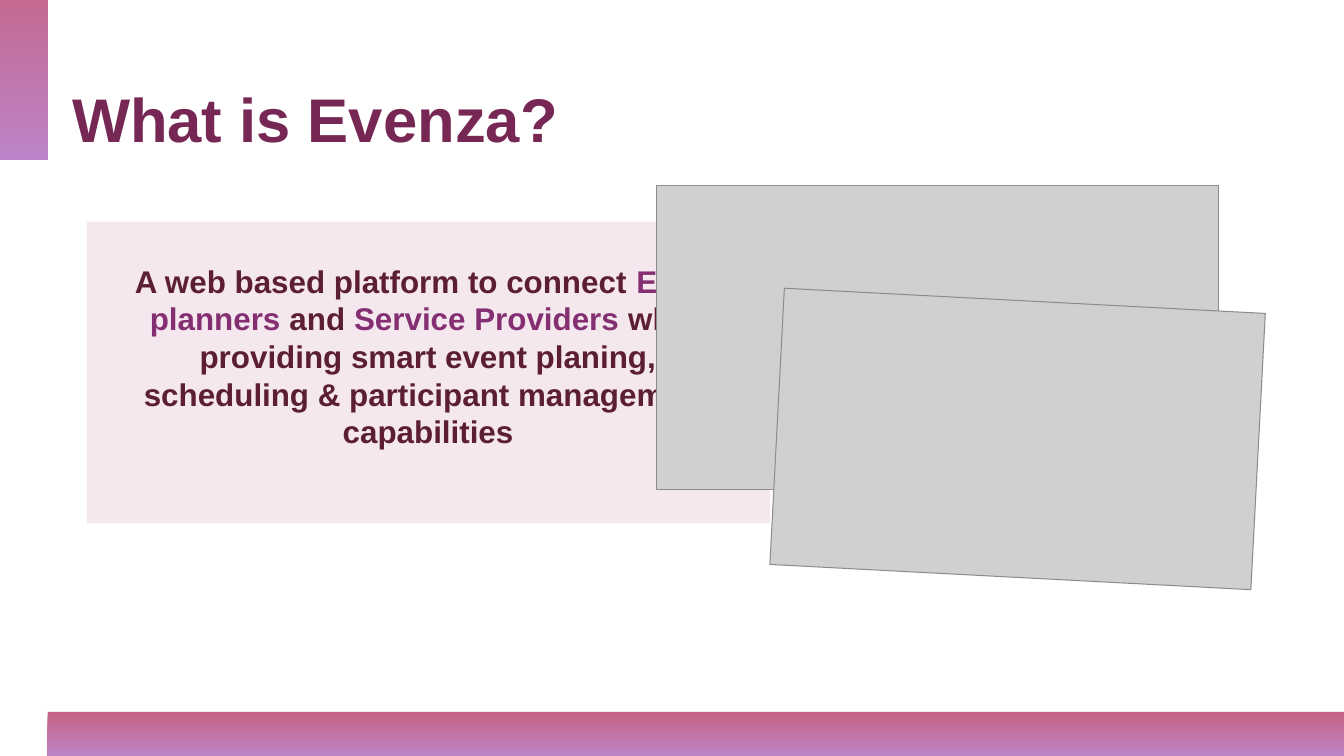
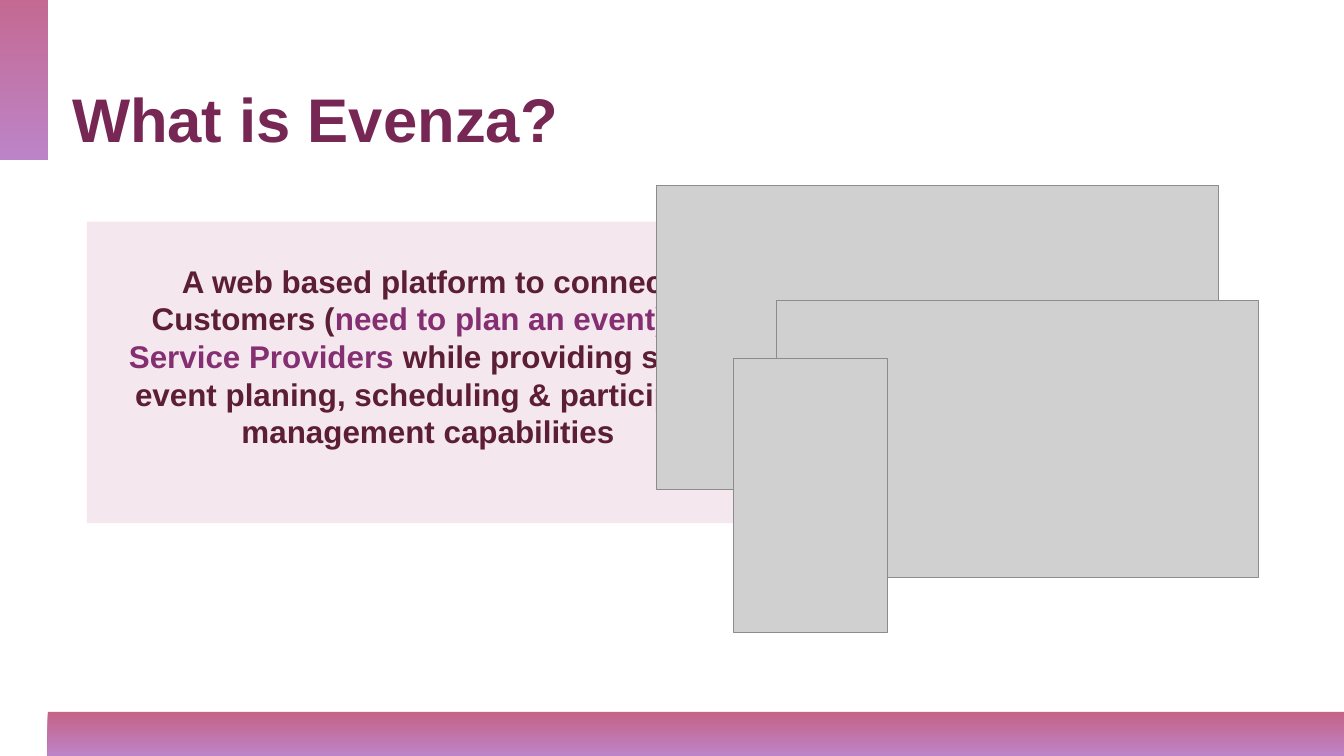
Before and after one commit to cmadusankahw/evenza-MEAN-frontend, a slide deck: slide 2 of Docs/evenza,pptx.pptx. Drawn at 1344x756 pixels with LibreOffice and Linux fonts; fonts in the diff are those of the drawing; grey boxes stand for pictures. Boxes give left, top, right and bottom in pixels: in the first picture for what was removed or moved away, otherwise in the second. Text is boxed around its words. In the diff, an @@ line names an element or a change of style, - is before the commit and + after.

```diff
--- a/Docs/evenza,pptx.pptx
+++ b/Docs/evenza,pptx.pptx
@@ text at [129,268,726,449]: text changed @@
-A web based platform to connect Event planners and Service Providers while providing smart event planing, scheduling & participant management capabilities
+A web based platform to connect Customers (need to plan an event) to Service Providers while providing smart event planing, scheduling & participant management capabilities
@@ picture at [777,300,1259,577]: rotation 3 to 0 degrees @@
@@ picture added at [733,358,887,632] @@
```
Also in this commit, not shown: 2 other slides changed, 2 slides added, 15 other files.
